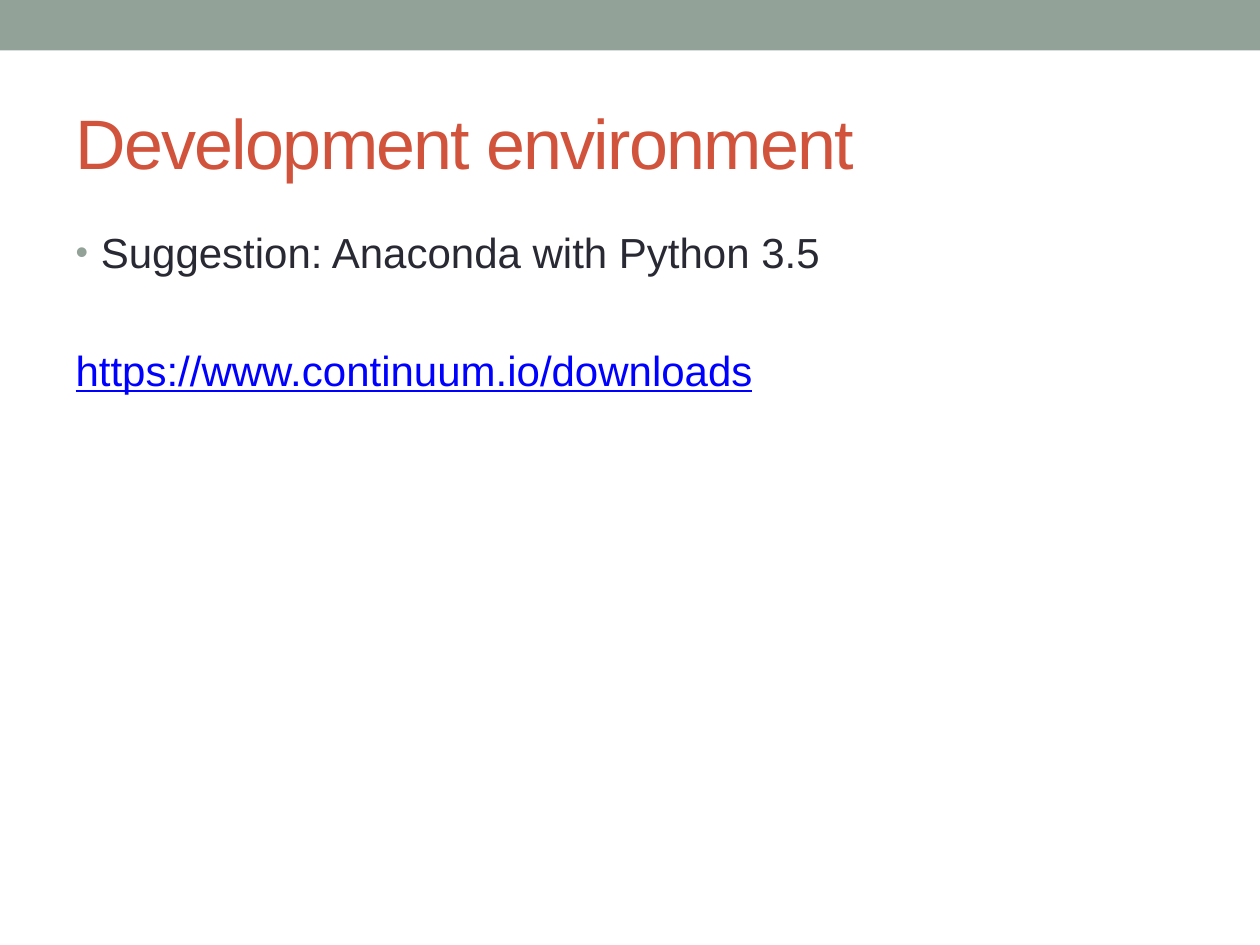
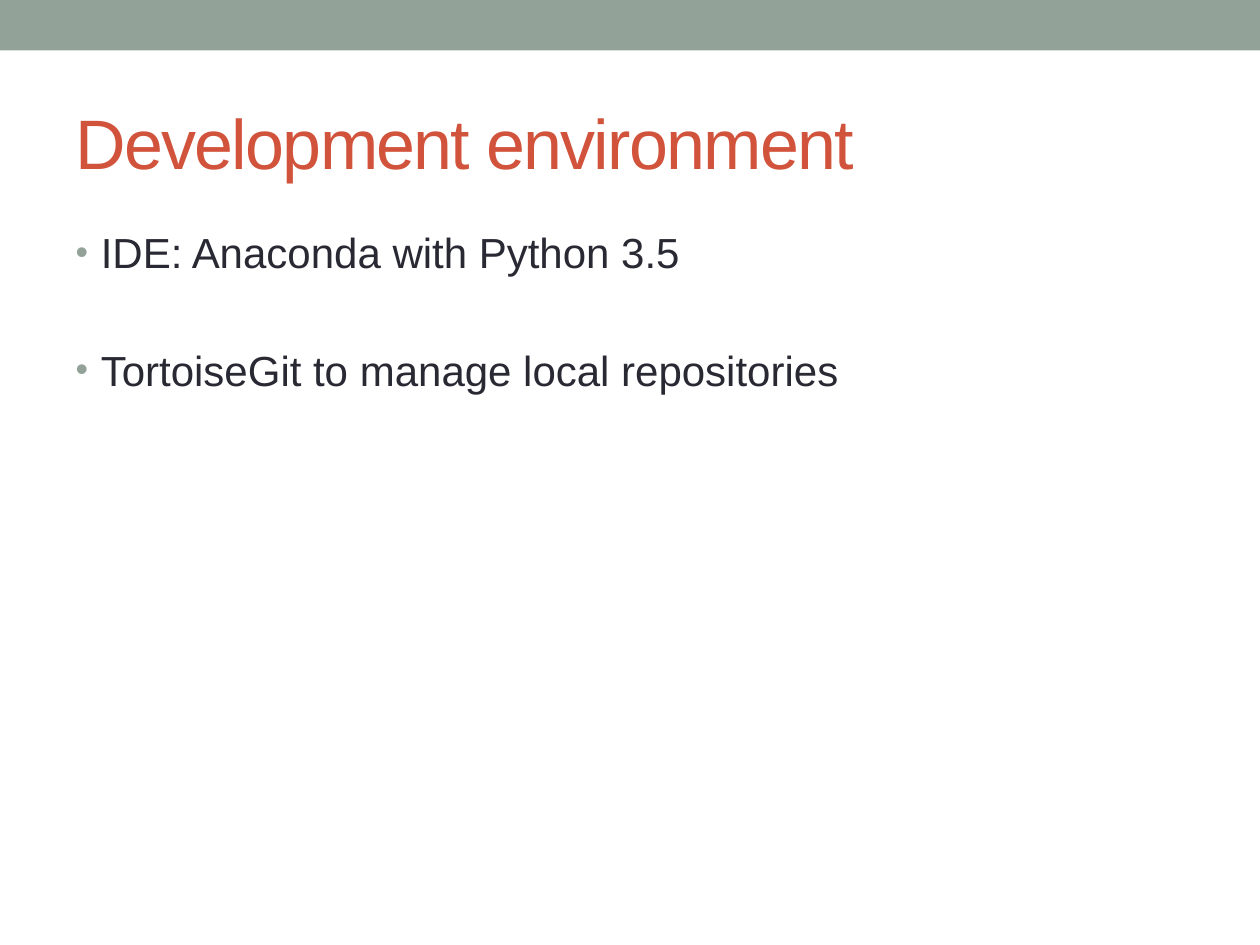
Before and after one commit to SIMULATOR-WG/SHARC, a slide deck: slide 13 of docs/Welcome to SHARC.pptx. Drawn at 1260x945 pixels with LibreOffice and Linux fonts; fonts in the diff are those of the drawing. Boxes give left, top, right and bottom in pixels: in the first picture for what was removed or moved away, otherwise in the second. Text is boxed around its words. In the diff, an @@ line names an element or a change of style, - is before the commit and + after.

Commit message:
Updating presentation

```diff
--- a/docs/Welcome to SHARC.pptx
+++ b/docs/Welcome to SHARC.pptx
@@ text at (101, 237, 838, 394): text changed; text colour #0000FF to #292934 @@
-• Suggestion: Anaconda with Python 3.5
-https://www.continuum.io/downloads
+• IDE: Anaconda with Python 3.5
+• TortoiseGit to manage local repositories
```
